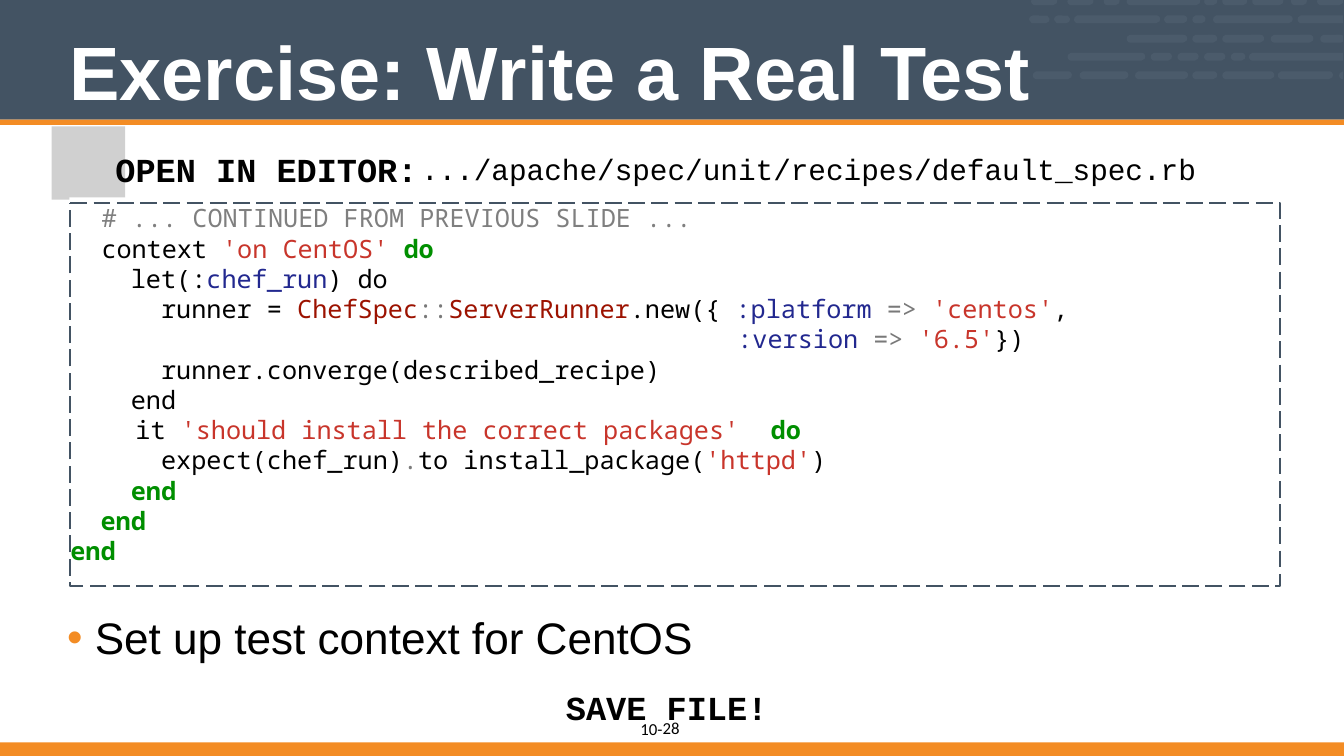
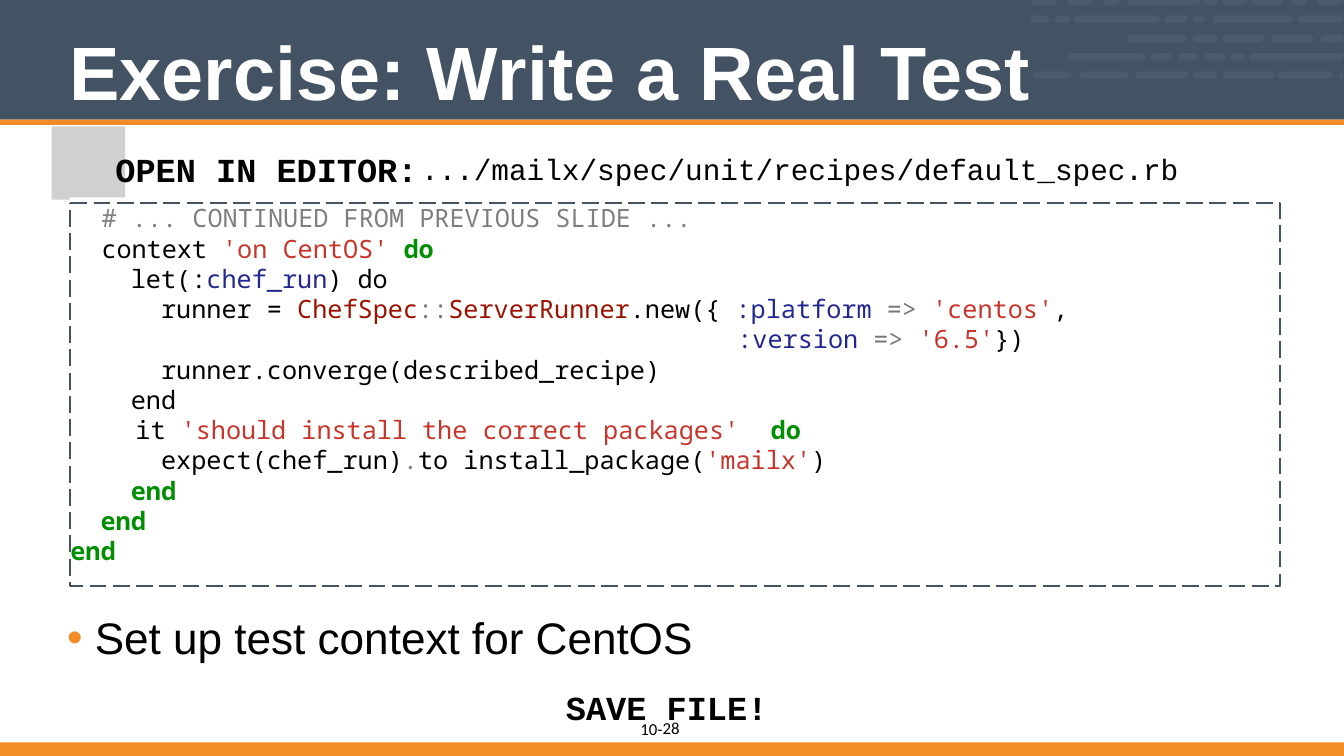
Before and after one commit to vinyar/chef-intermediate, a slide deck: slide 28 of 10-introduction_to_chefspec.pptx. Drawn at 1344x756 pixels with LibreOffice and Linux fonts; fonts in the diff are those of the drawing; grey boxes stand for pictures. Boxes give left, top, right and bottom in pixels: in the first picture for what was removed or moved away, otherwise in the second. Text is boxed around its words. In the diff, an @@ line names an element or a change of style, - is before the commit and + after.

Commit message:
Revert "Changed chefspec section to use apache as an example instead of mailx."

```diff
--- a/10-introduction_to_chefspec.pptx
+++ b/10-introduction_to_chefspec.pptx
@@ text at (x1=421, y1=159, x2=1178, y2=186): text changed @@
-.../apache/spec/unit/recipes/default_spec.rb
+.../mailx/spec/unit/recipes/default_spec.rb
@@ text in freeform shape at (x1=161, y1=449, x2=826, y2=475): text changed @@
-expect(chef_run).to install_package('httpd')
+expect(chef_run).to install_package('mailx')
```
Also in this commit, not shown: 8 other slides changed.
